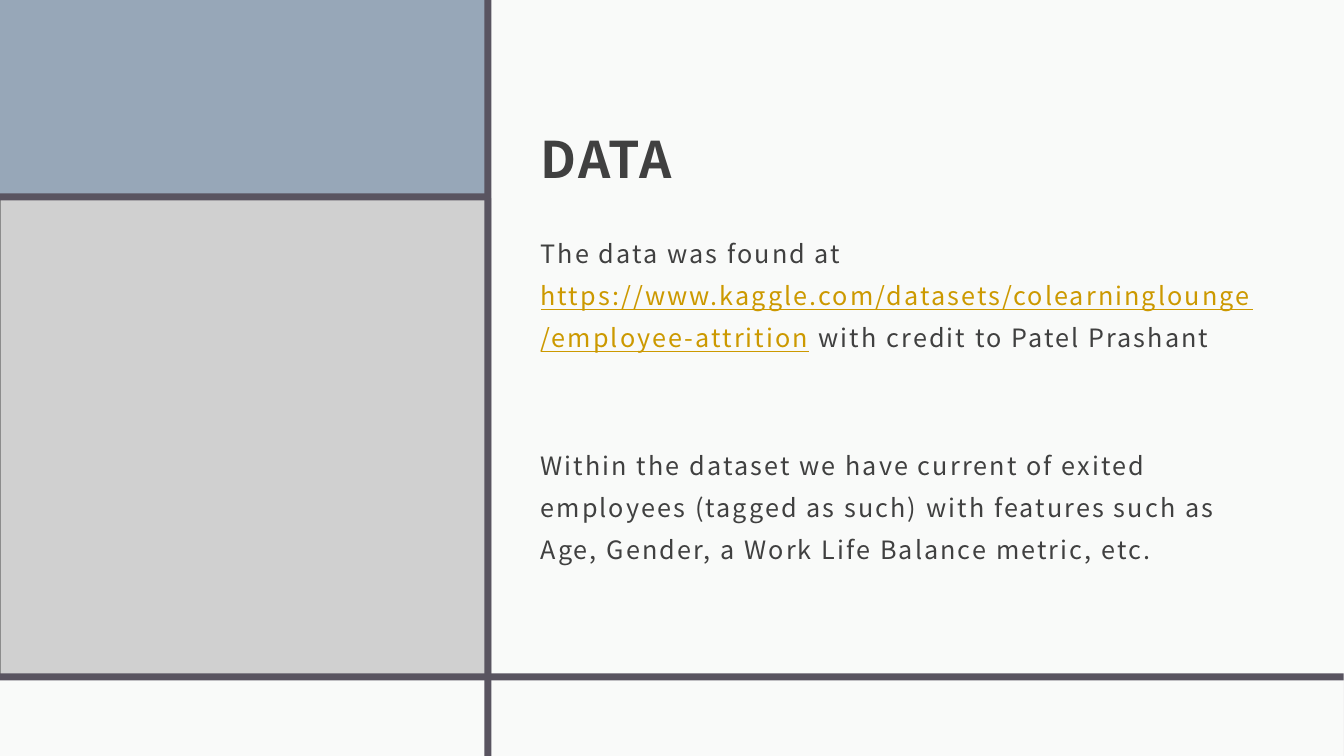
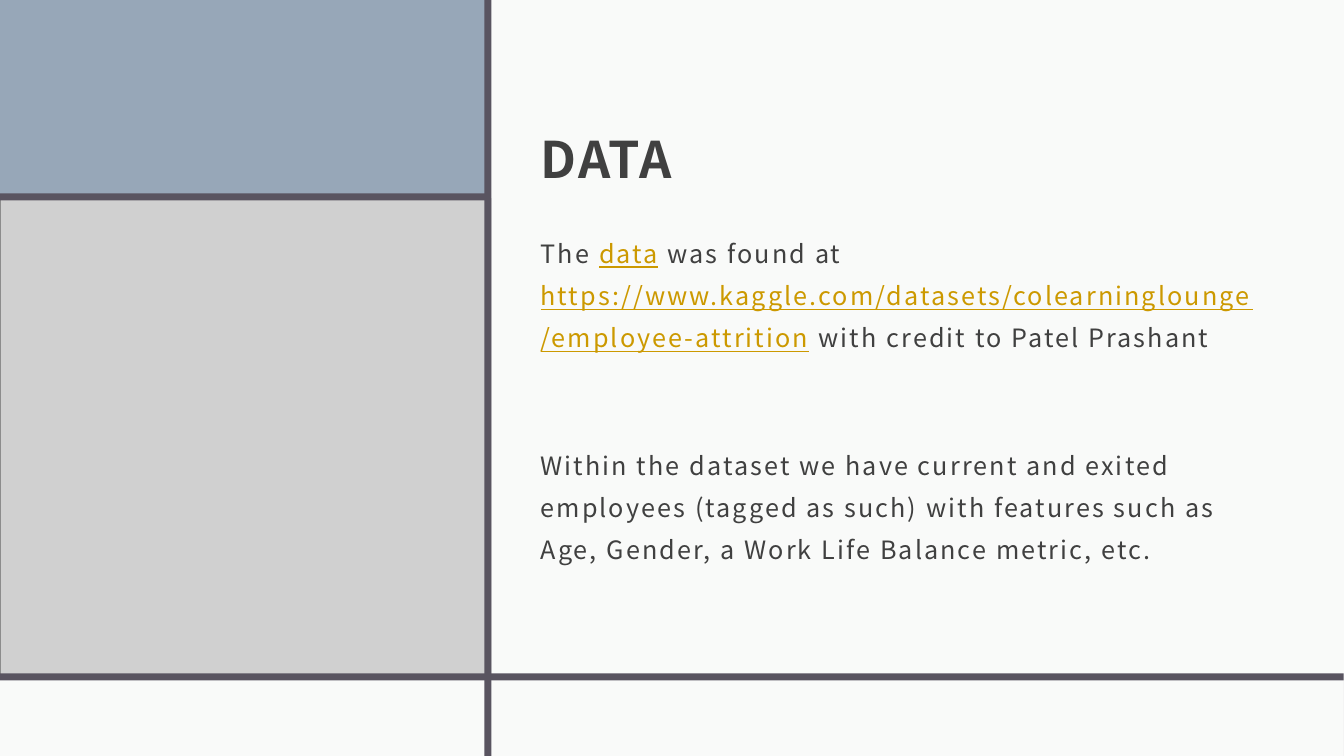
Before and after one commit to stevenlray/workplaceAttritionModeling, a slide deck: slide 5 of capstone2.pptx. Drawn at 1344x756 pixels with LibreOffice and Linux fonts; fonts in the diff are those of the drawing; grey boxes stand for pictures. Boxes give left, top, right and bottom in pixels: in the first picture for what was removed or moved away, otherwise in the second. Text is boxed around its words. In the diff, an @@ line names an element or a change of style, - is before the commit and + after.

```diff
--- a/capstone2.pptx
+++ b/capstone2.pptx
@@ text at [541,242,1250,353]: text colour #404040 to #CC9900, underline on in "data" @@
@@ text at [541,455,1213,566]: text changed @@
-Within the dataset we have current of exited employees (tagged as such) with features such as Age, Gender, a Work Life Balance metric, etc.
+Within the dataset we have current and exited employees (tagged as such) with features such as Age, Gender, a Work Life Balance metric, etc.
```
Also in this commit, not shown: 1 other slide changed.
